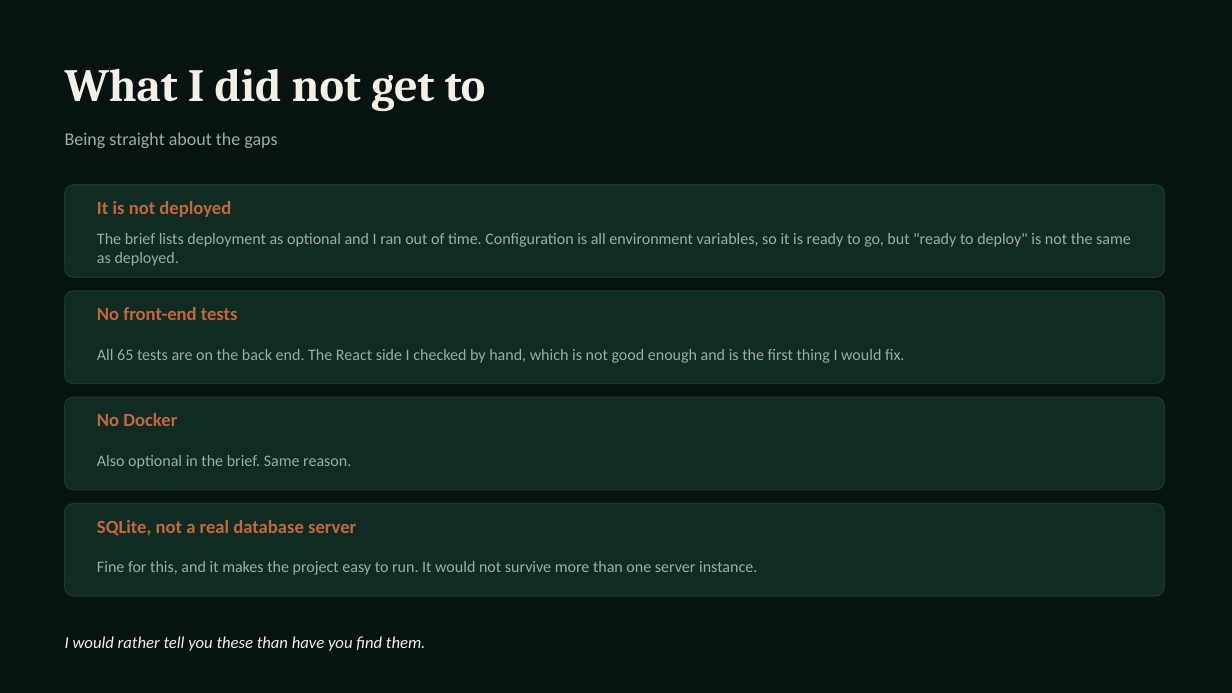
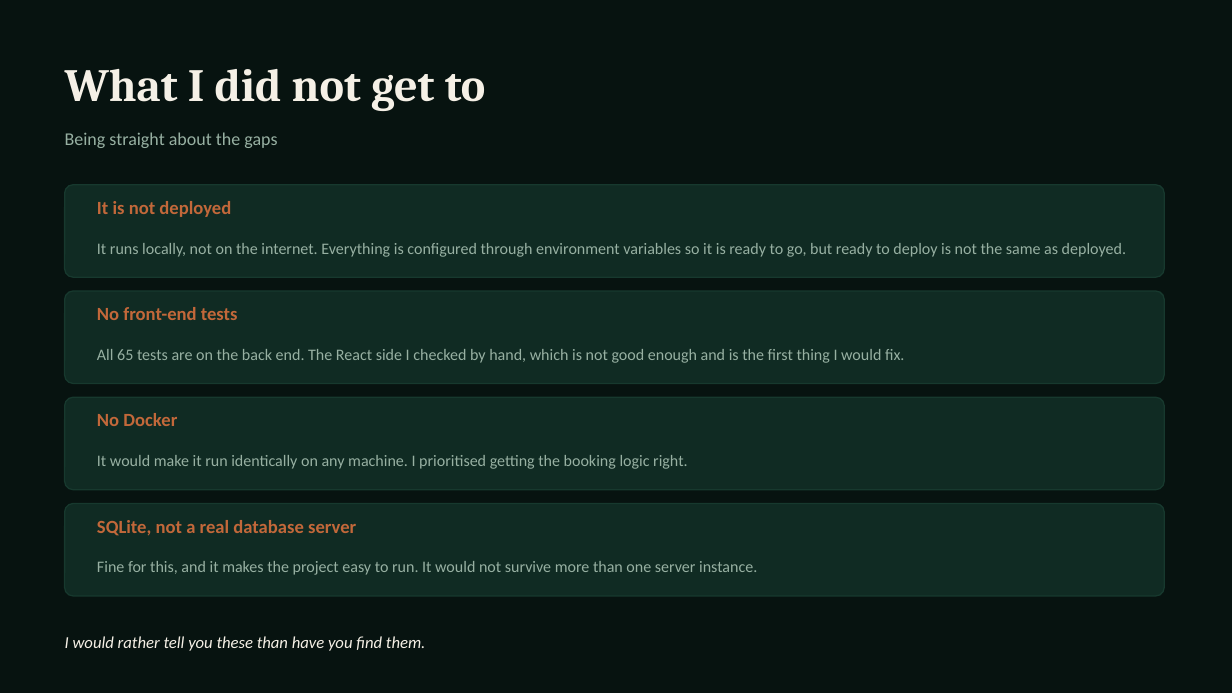
Before and after one commit to asanlimbu/mesa, a slide deck: slide 11 of docs/presentation.pptx. Drawn at 1232x693 pixels with LibreOffice and Linux fonts; fonts in the diff are those of the drawing. Boxes give left, top, right and bottom in pixels: in the first picture for what was removed or moved away, otherwise in the second. Text is boxed around its words. In the diff, an @@ line names an element or a change of style, - is before the commit and + after.

```diff
--- a/docs/presentation.pptx
+++ b/docs/presentation.pptx
@@ text at bbox=[97, 243, 1126, 257]: text changed @@
-The brief lists deployment as optional and I ran out of time. Configuration is all environment variables, so it is ready to go, but "ready to deploy" is not the same as deployed.
+It runs locally, not on the internet. Everything is configured through environment variables so it is ready to go, but ready to deploy is not the same as deployed.
@@ text at bbox=[97, 455, 687, 469]: text changed @@
-Also optional in the brief. Same reason.
+It would make it run identically on any machine. I prioritised getting the booking logic right.
```
Also in this commit, not shown: 4 other slides changed.
